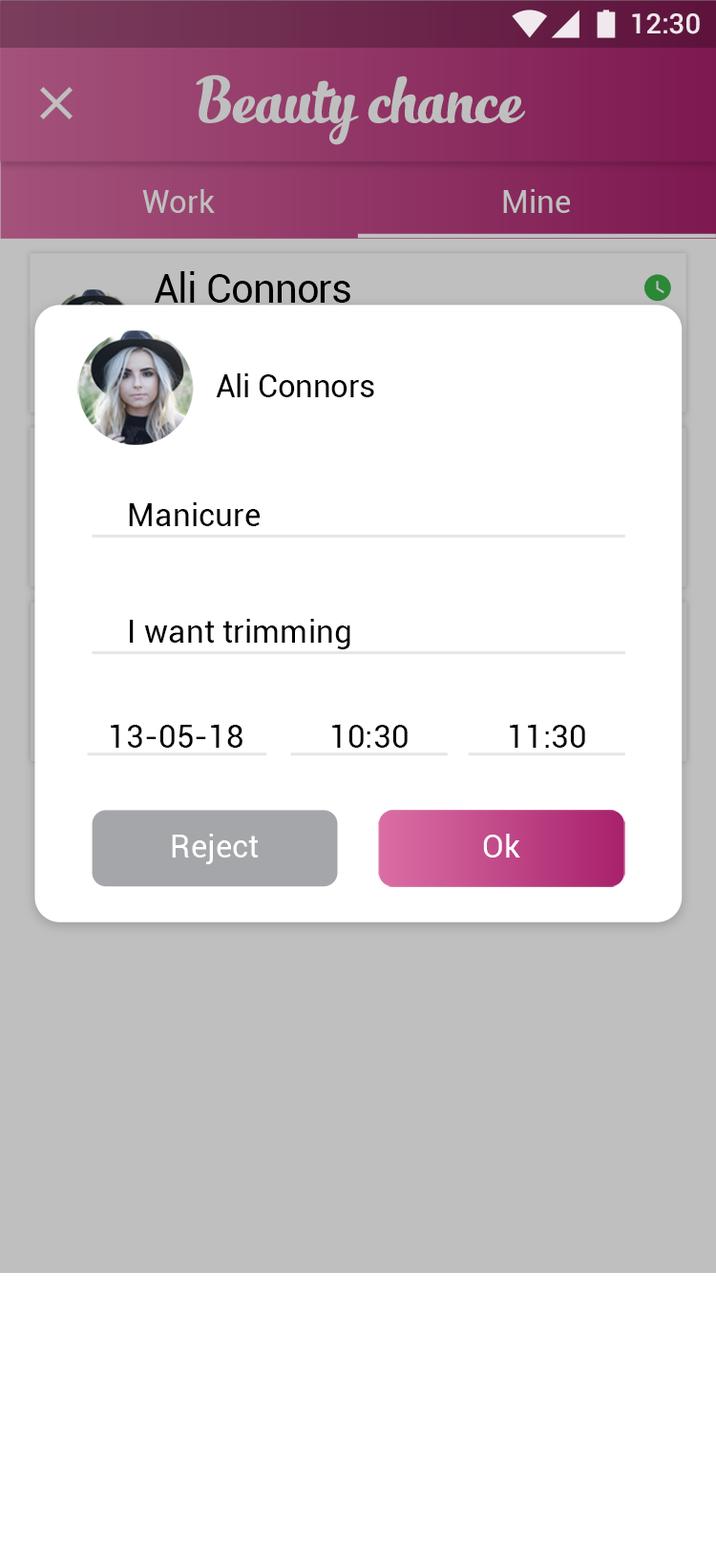
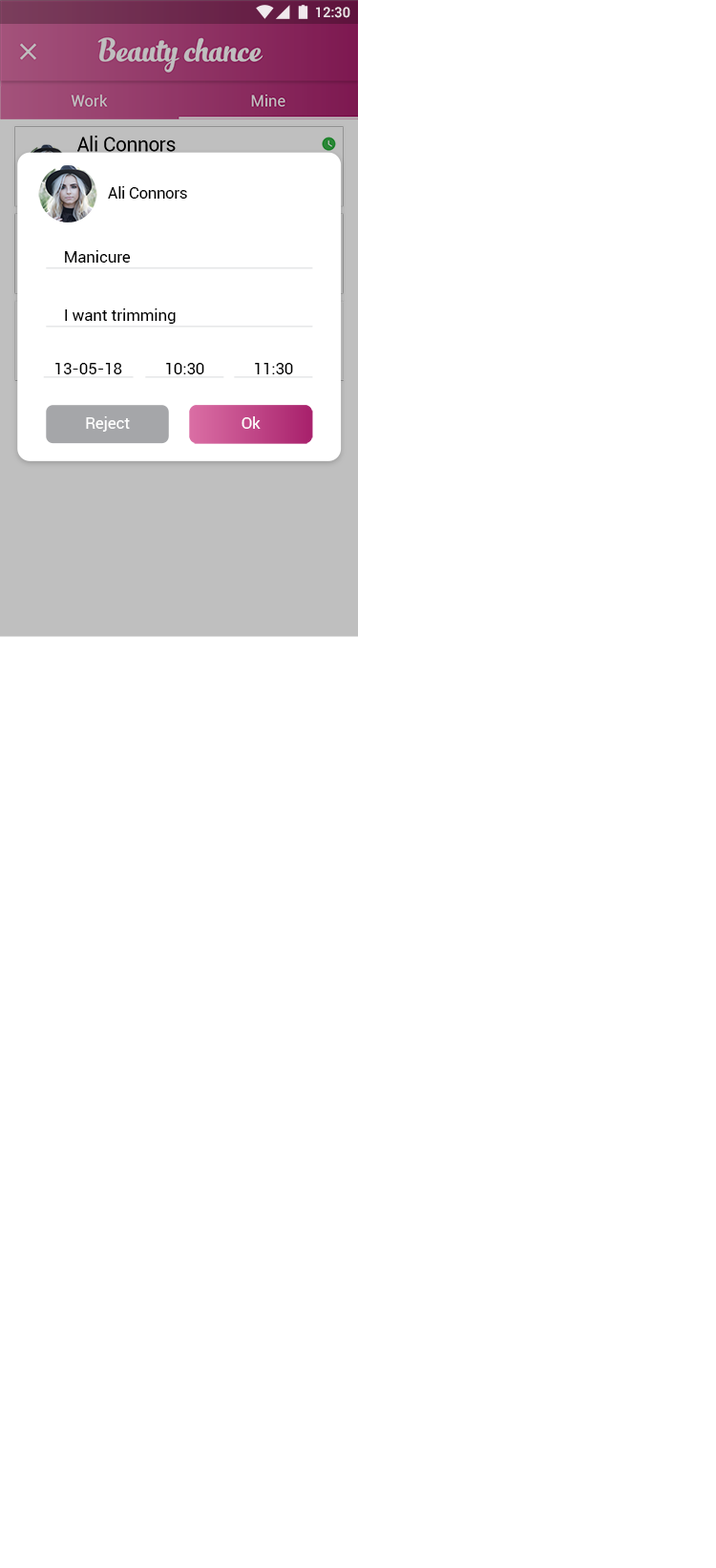
Layered file, before and after one edit (716x1568). Changes by layer:
painted on "Layer 41 copy" over box(38, 165, 194, 445)
painted on "Compound Shape" (1st of 12, in "master_list_mine_edit" › "Group 1" › "Layer 70" › "<Group>") over box(42, 376, 267, 757)
painted on "Date" over box(55, 362, 243, 748)
painted on "Compound Shape" (2nd of 12, in "master_list_mine_edit" › "Group 1" › "Layer 69" › "<Group>") over box(233, 376, 626, 757)
painted on "End" over box(254, 362, 586, 748)
painted on "Start" over box(166, 362, 408, 748)
painted on "Compound Shape" (3rd of 12, in "master_list_mine_edit" › "Group 1" › "Layer 68" › "<Group>") over box(145, 376, 448, 757)
painted on "Enroll" over box(241, 416, 521, 858)
painted on "<Group>" (4th of 9, in "master_list_mine_edit" › "Group 1" › "Layer 66") over box(189, 404, 626, 888)
painted on "Close" over box(85, 416, 259, 865)
painted on "Compound Shape" (4th of 12, in "master_list_mine_edit" › "Group 1" › "Layer 64") over box(45, 404, 339, 888)
painted on "Description" over box(64, 308, 351, 650)
painted on "Compound Shape" (5th of 12, in "master_list_mine_edit" › "Group 1" › "Layer 62") over box(45, 325, 626, 655)
painted on "Work type" over box(64, 250, 260, 527)
painted on "Compound Shape" (6th of 12, in "master_list_mine_edit" › "Group 1" › "Layer 59") over box(45, 266, 626, 538)
painted on "Name" over box(107, 186, 375, 398)
painted on "Compound Shape" (7th of 12, in "master_list_mine_edit" › "Group 1" › "Layer 58") over box(17, 151, 683, 923)
painted on "Compound Shape" (8th of 12, in "master_list_mine_edit" › "top" › "Layer 14" › "<Group>" › "<Group>") over box(297, 4, 616, 39)
painted on "12:30" over box(316, 6, 700, 35)
painted on "Compound Shape" (11th of 12, in "master_list_mine_edit" › "top") over box(0, 0, 716, 48)
painted on "Compound Shape copy" over box(0, 0, 716, 1273)
painted on "Group 1" (2nd of 3, in "master_list_mine_edit") over box(0, 0, 716, 767)
…and 2 more changes (2 painted)
